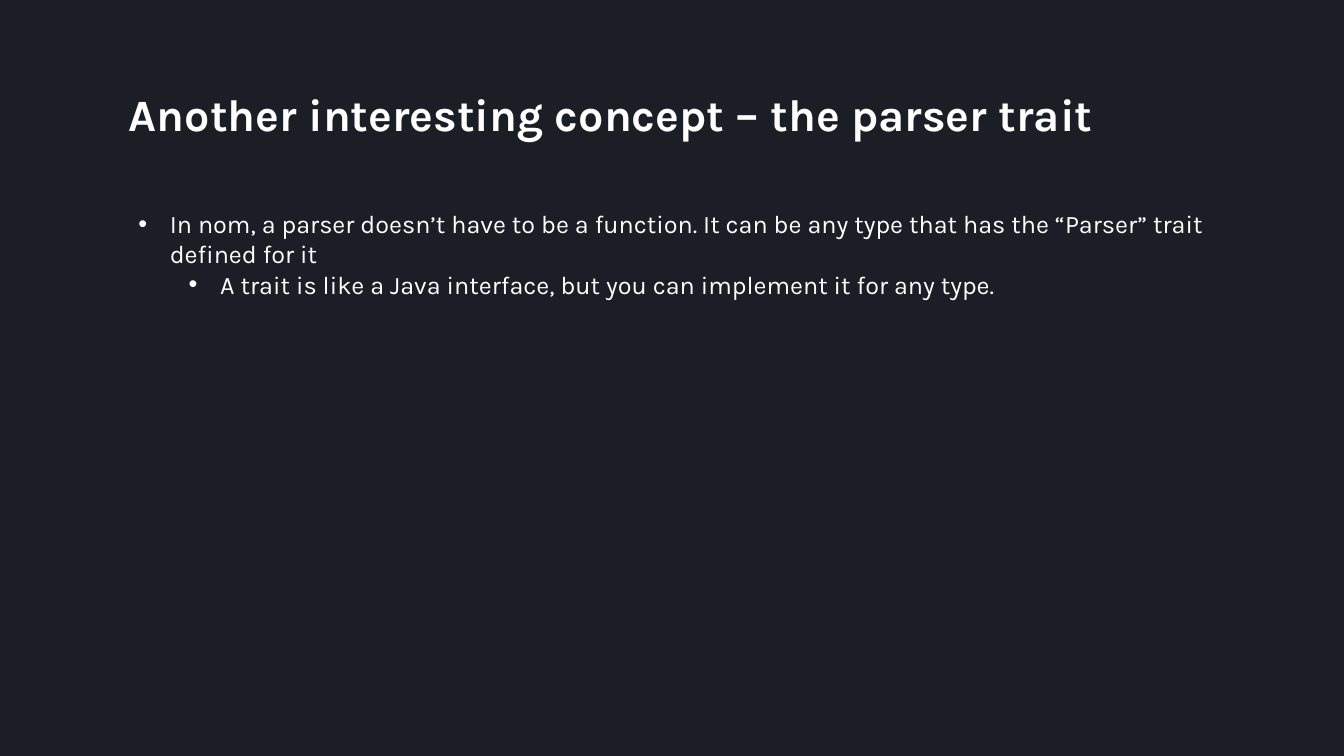
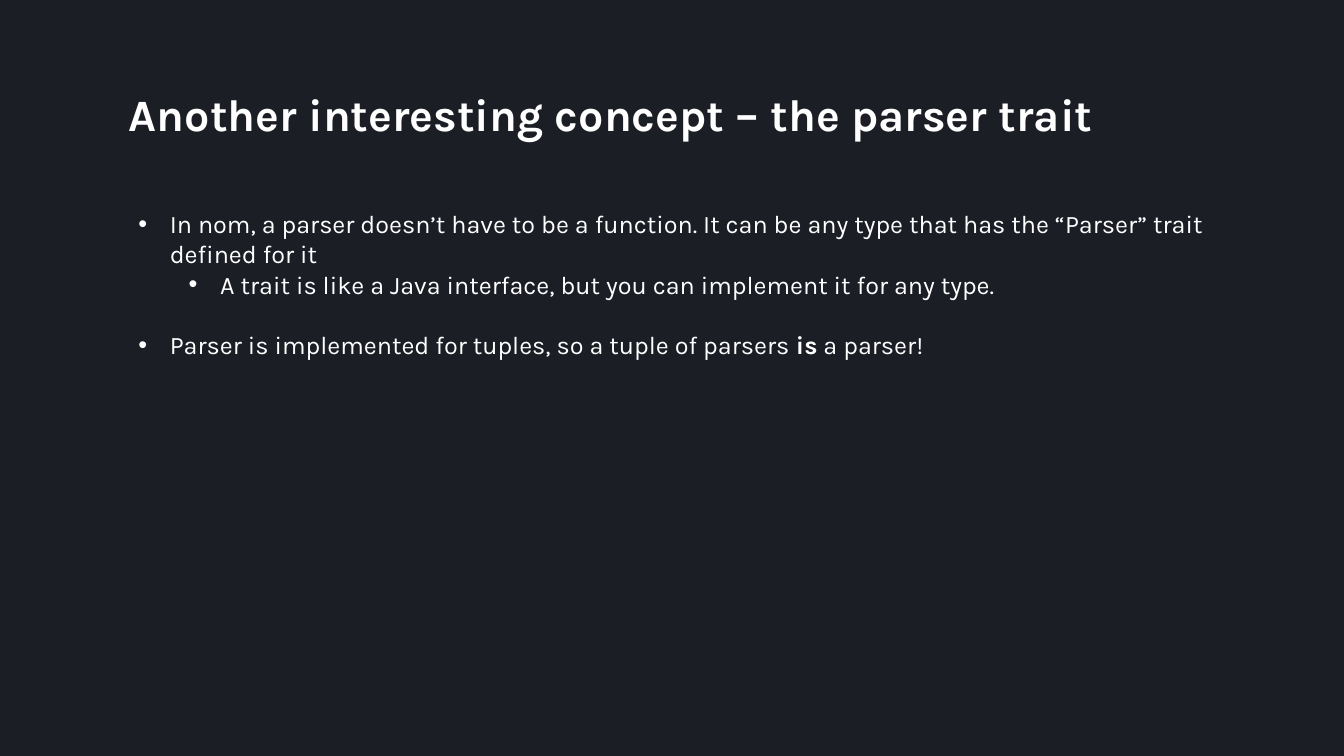
Before and after one commit to villuna/parsers-talk, a slide deck: slide 115 of presentation/presentation.pptx. Drawn at 1344x756 pixels with LibreOffice and Linux fonts; fonts in the diff are those of the drawing. Boxes give left, top, right and bottom in pixels: in the first picture for what was removed or moved away, otherwise in the second. Text is boxed around its words. In the diff, an @@ line names an element or a change of style, - is before the commit and + after.

Commit message:
Finished presentation

```diff
--- a/presentation/presentation.pptx
+++ b/presentation/presentation.pptx
@@ text at [170, 336, 923, 360]: paragraph added @@
+• Parser is implemented for tuples, so a tuple of parsers is a parser!
```
Also in this commit, not shown: 36 slides added, 1 slide removed, 5 other files.
